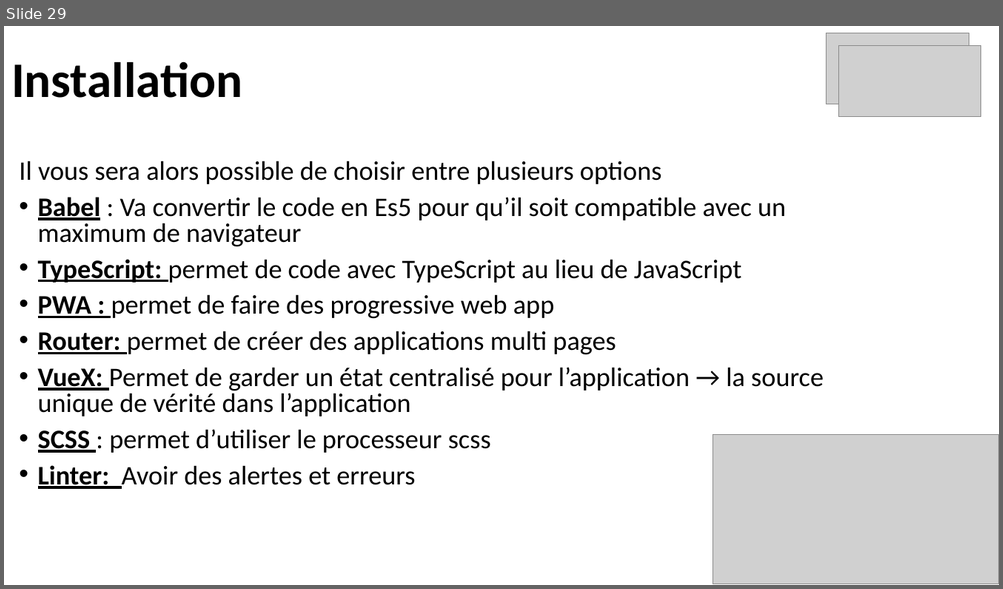
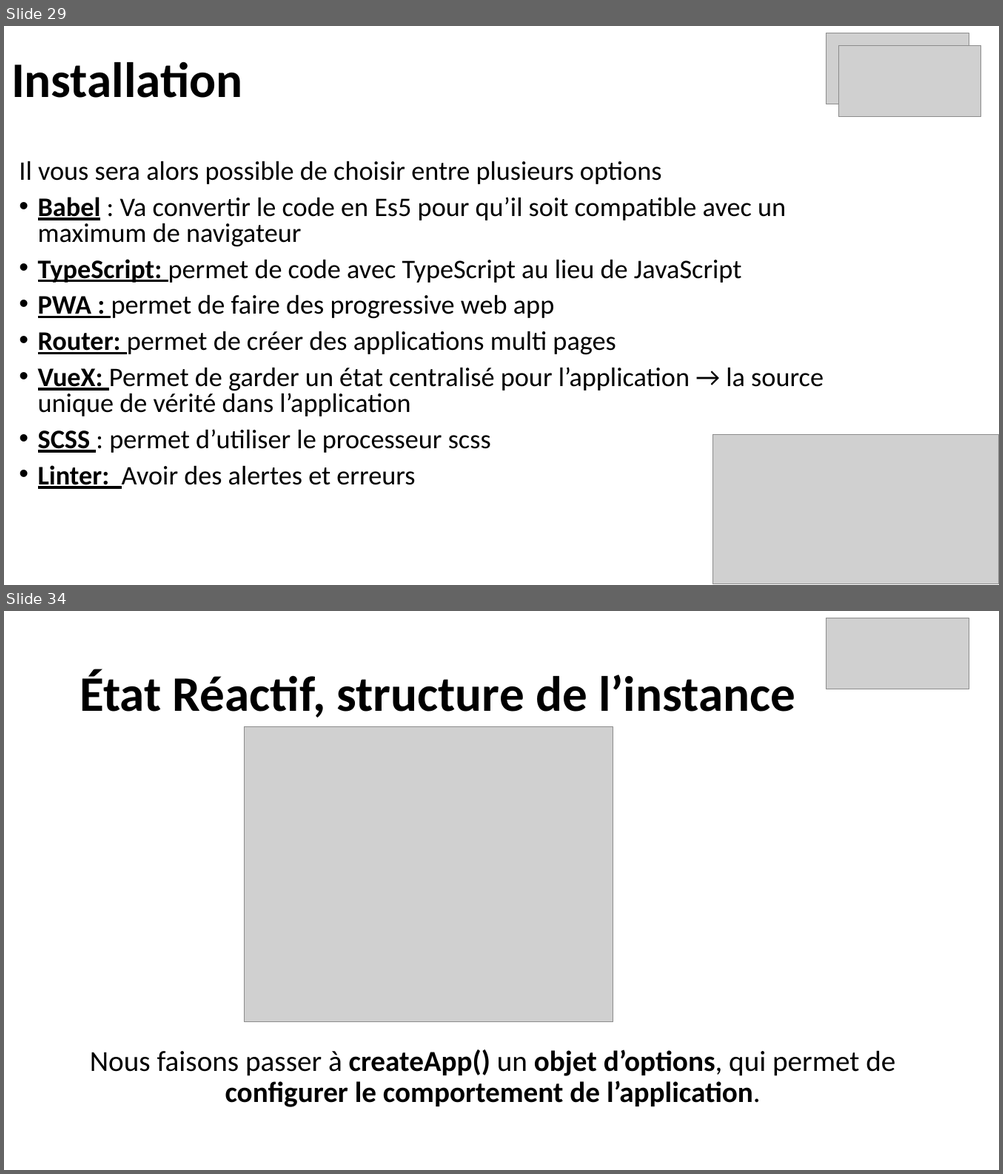
Before and after one commit to ArMb57/vueJs, a slide deck: cours.pptx. Shown one above the other, each under a label of ours: slide 29 before the commit, slides 29 and 34 after it; the slides between them are not shown. The pictures are 1003x589 and 1003x1174 pixels, drawn with LibreOffice and Linux fonts; fonts in the diff are those of the drawing; grey boxes stand for pictures. Boxes give left, top, right and bottom in pixels: in the first picture for what was removed or moved away, otherwise in the second. Text is boxed around its words. In the diff, an @@ line names an element or a change of style, - is before the commit and + after.

```diff
--- a/cours.pptx
+++ b/cours.pptx
@@ slide 34 added at [4,611,999,1170], background #FFFFFF @@
@@ picture added at [826,618,969,689] @@
@@ title added at [79,669,795,718], 48 pt, text #000000, bold @@
+État Réactif, structure de l’instance
@@ picture added at [244,726,612,1022] @@
@@ text added at [90,1050,895,1108], 28 pt, text #000000, bold @@
+Nous faisons passer à createApp() un objet d’options, qui permet de configurer le comportement de l’application.
```
Also in this commit, not shown: 49 other slides added.
